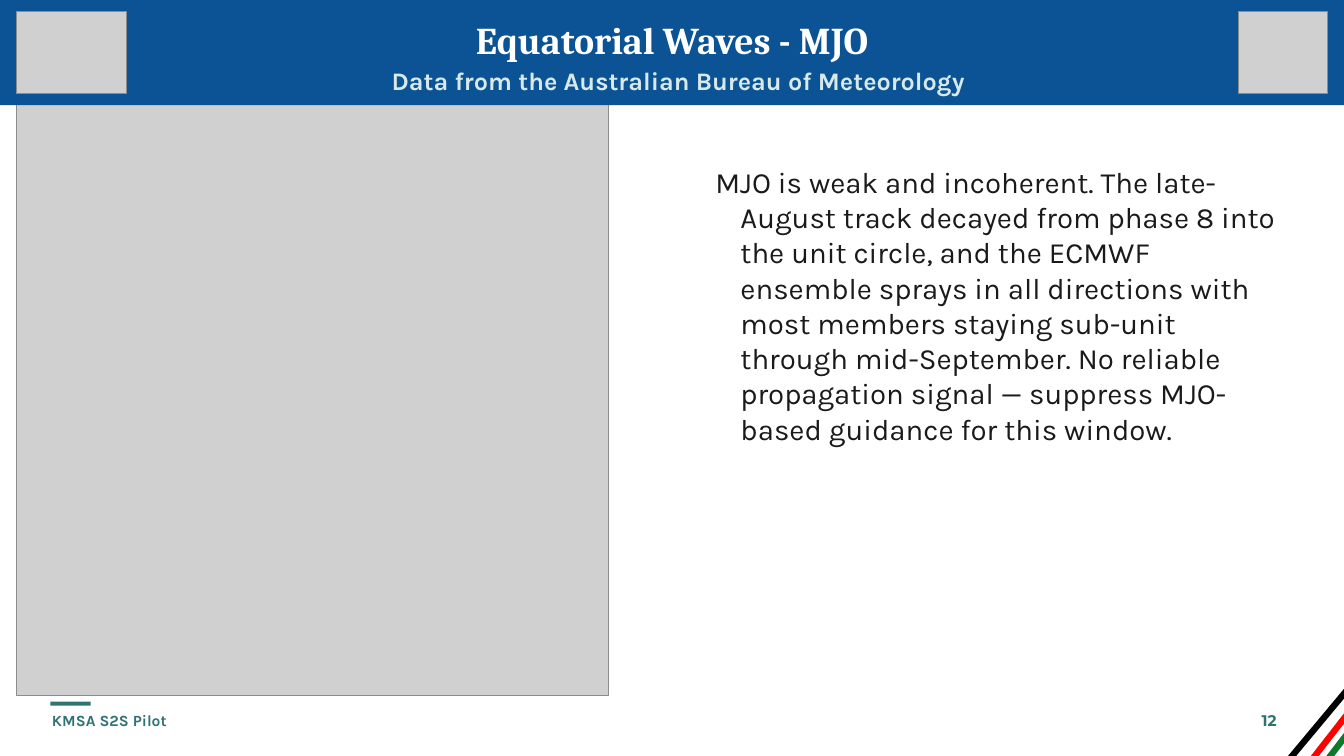
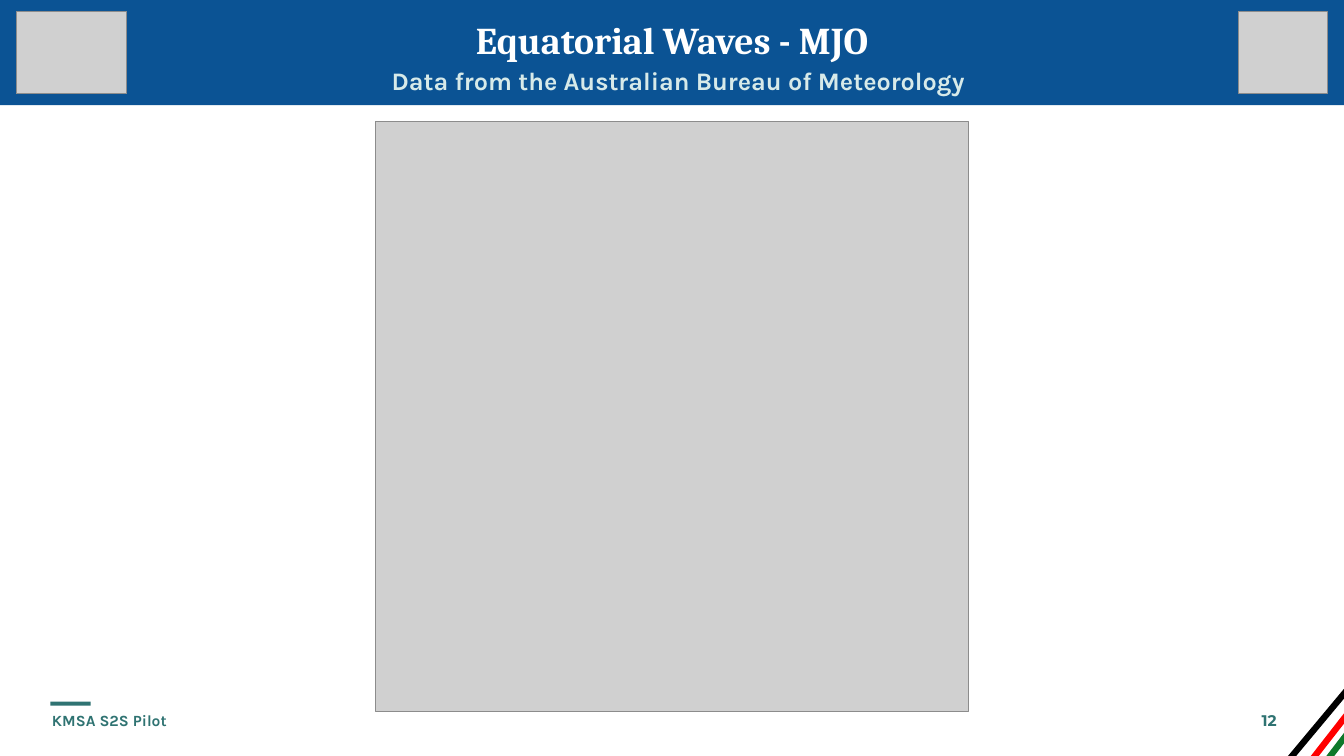
Before and after one commit to alecjong-lab/ECMWF-S2S4AFRICA, a slide deck: slide 12 of WeatherbriefingKenya_template3.pptx. Drawn at 1344x756 pixels with LibreOffice and Linux fonts; fonts in the diff are those of the drawing; grey boxes stand for pictures; background and template pictures are left out. Boxes give left, top, right and bottom in pixels: in the first picture for what was removed or moved away, otherwise in the second. Text is boxed around its words. In the diff, an @@ line names an element or a change of style, - is before the commit and + after.

```diff
--- a/WeatherbriefingKenya_template3.pptx
+++ b/WeatherbriefingKenya_template3.pptx
@@ picture: place and size @@
-picture at (16, 105, 609, 696)
+picture at (376, 121, 969, 712)
@@ text removed at (715, 172, 1275, 447) @@
-MJO is weak and incoherent. The late-August track decayed from phase 8 into the unit circle, and the ECMWF ensemble sprays in all directions with most members staying sub-unit through mid-September. No reliable propagation signal — suppress MJO-based guidance for this window.
```
Also in this commit, not shown: 9 slides removed.
